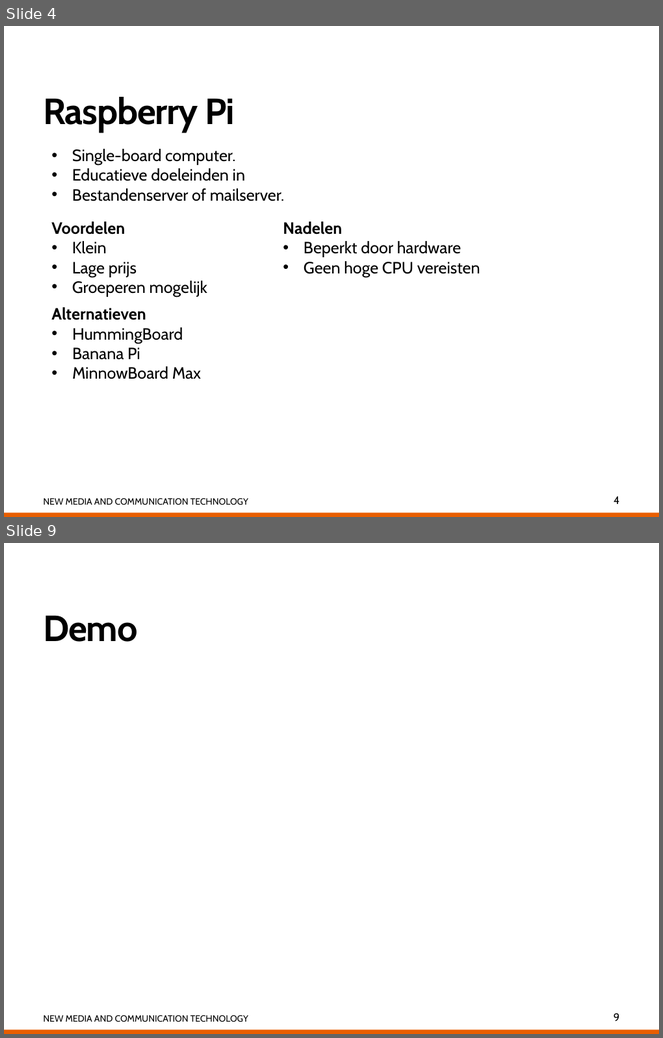
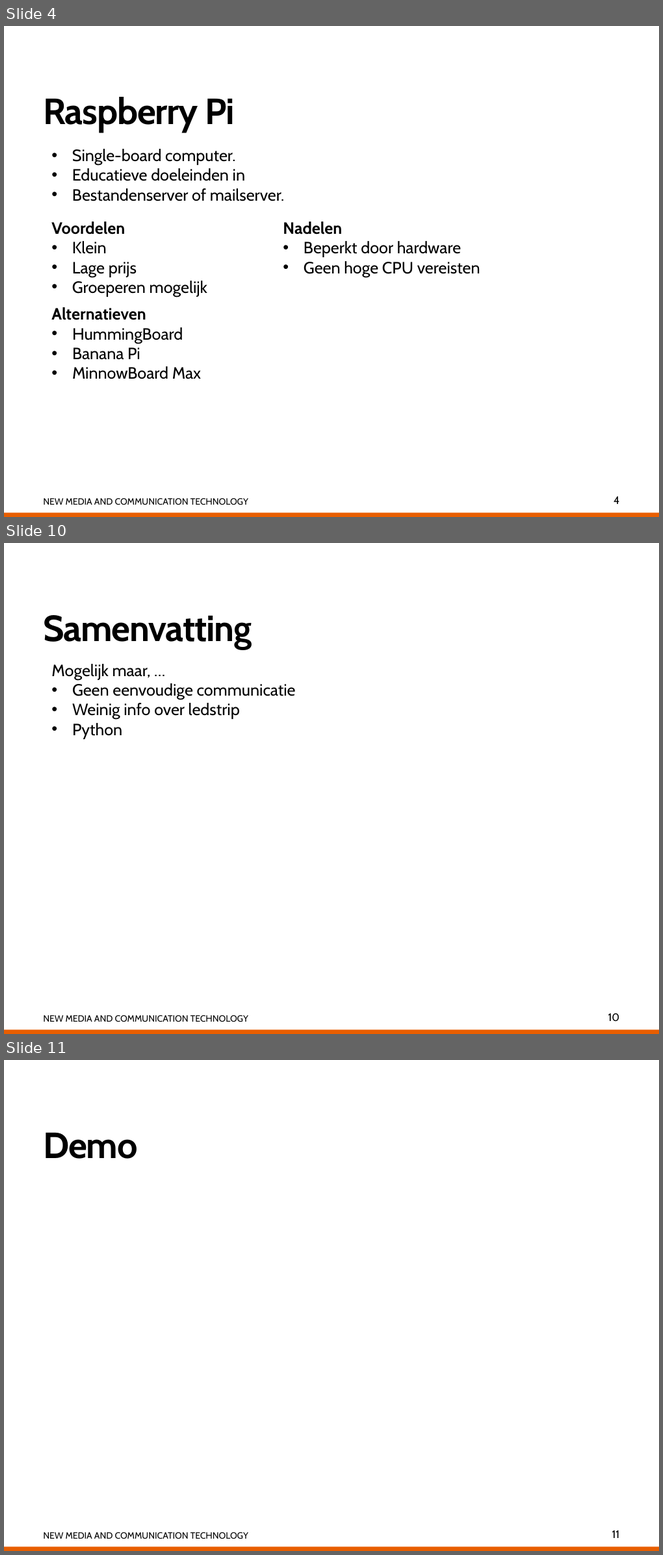
Before and after one commit to alisio92/RGBLed, a slide deck: RGBLed/RGB Led met Raspberry Pi.pptx. Shown one above the other, each under a label of ours: slides 4 and 9 before the commit, slides 4, 10 and 11 after it; the slides between them are not shown. The pictures are 663x1038 and 663x1555 pixels, drawn with LibreOffice and Linux fonts; fonts in the diff are those of the drawing. Boxes give left, top, right and bottom in pixels: in the first picture for what was removed or moved away, otherwise in the second. Text is boxed around its words. In the diff, an @@ line names an element or a change of style, - is before the commit and + after.

```diff
--- a/RGBLed/RGB Led met Raspberry Pi.pptx
+++ b/RGBLed/RGB Led met Raspberry Pi.pptx
@@ slide 10 added at (4, 543, 659, 1034), background #FFFFFF; not listed: 2 template elements that a slide beside it also shows @@
@@ title added at (43, 615, 252, 650), 40 pt, text #000000, bold @@
+Samenvatting
@@ text added at (51, 664, 296, 739), 18 pt, text #000000 @@
+Mogelijk maar, …
+• Geen eenvoudige communicatie
+• Weinig info over ledstrip
+• Python
@@ page number added at (608, 1014, 620, 1021), 12 pt, text #000000 @@
+10
@@ what was slide 9 is now slide 11 @@
@@ page number at (612, 1531, 620, 1538): text changed @@
-9
+11
```
Also in this commit, not shown: 2 slides changed, 5 other slides added, 3 slides removed, 9 other files.
